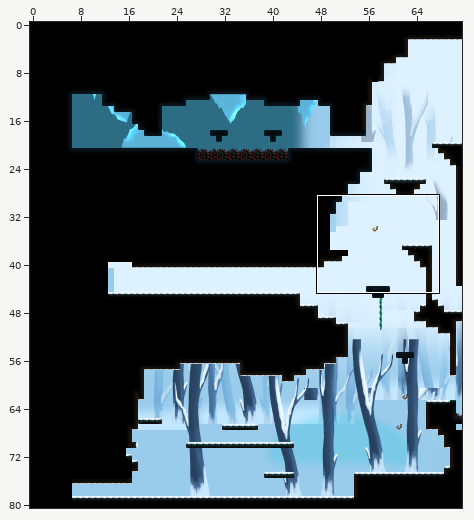
One commit to this Tiled map: Output/Assets/Maps/Map43.tmx. The first picture is a wide view before the edit; the outline marks the close-up.
Close-up. The starting point:
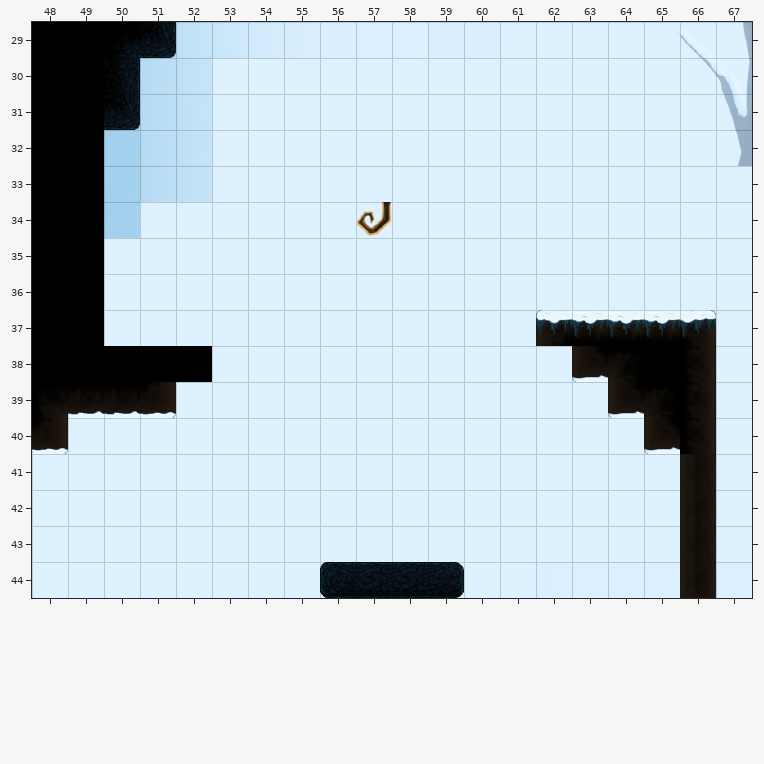
Cells are 64x64 px. Shown: x 48..67, y 29..44. The commit also changed other parts of the map, which this record leaves out.
Now the later version:
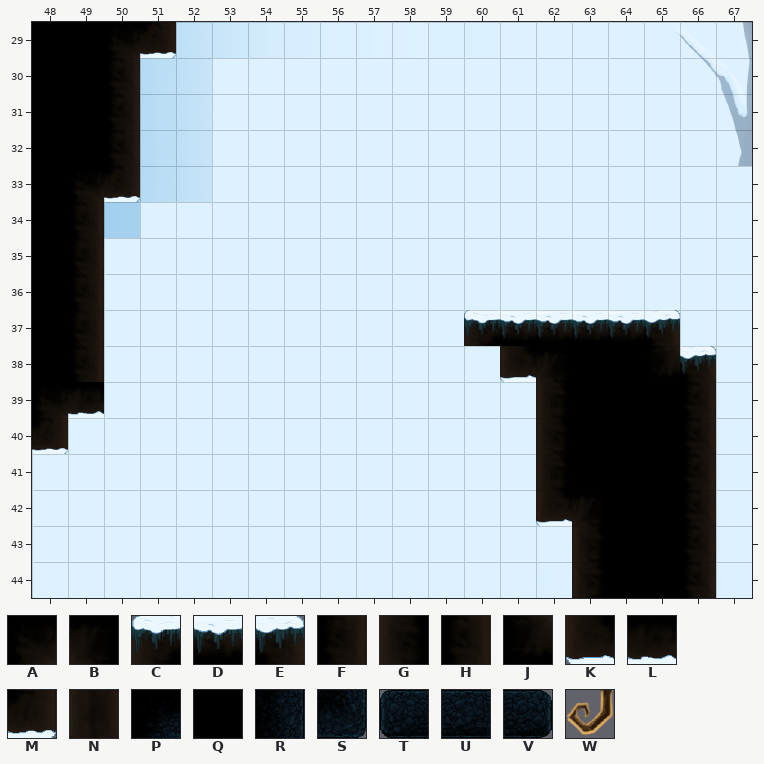
Key: from "tiles nieve": A 11, B 13, C 15, D 16, E 17, F 21, G 25, H 27, J 31, K 35, L 36, M 37, N 68; from "tiles_cave": P 3, Q 11, R 12, S 22, T 40, U 41, V 42; from "tiles_manglar": W 41.
_ is an empty cell.
What changed:
Layer "Platforms":
y 29: x 50..51 PS -> AM
y 30: x 50 R -> F
y 31: x 50 S -> F
y 32: x 50 _ -> F
y 33: x 49..50 Q_ -> AM
y 34: x 49 Q -> F; x 57 W -> _
y 35..36: x 49 Q -> F
y 37: x 49 Q -> F; x 60..62 __C -> CDD; x 65..66 DE -> E_
y 38: x 49..52 QQQQ -> F___; x 61..66 __KBQH -> KBQQJE
y 39: x 50..51 LM -> __; x 62..65 __KB -> GQQQ
y 40: x 62..65 ___K -> GQQQ
y 41: x 62..66 ____N -> GQQQF
y 42: x 62..66 ____N -> KBQQF
y 43: x 63..66 ___N -> GQQF
y 44: x 56..59 TUUV -> ____; x 63..66 ___N -> GQQF
